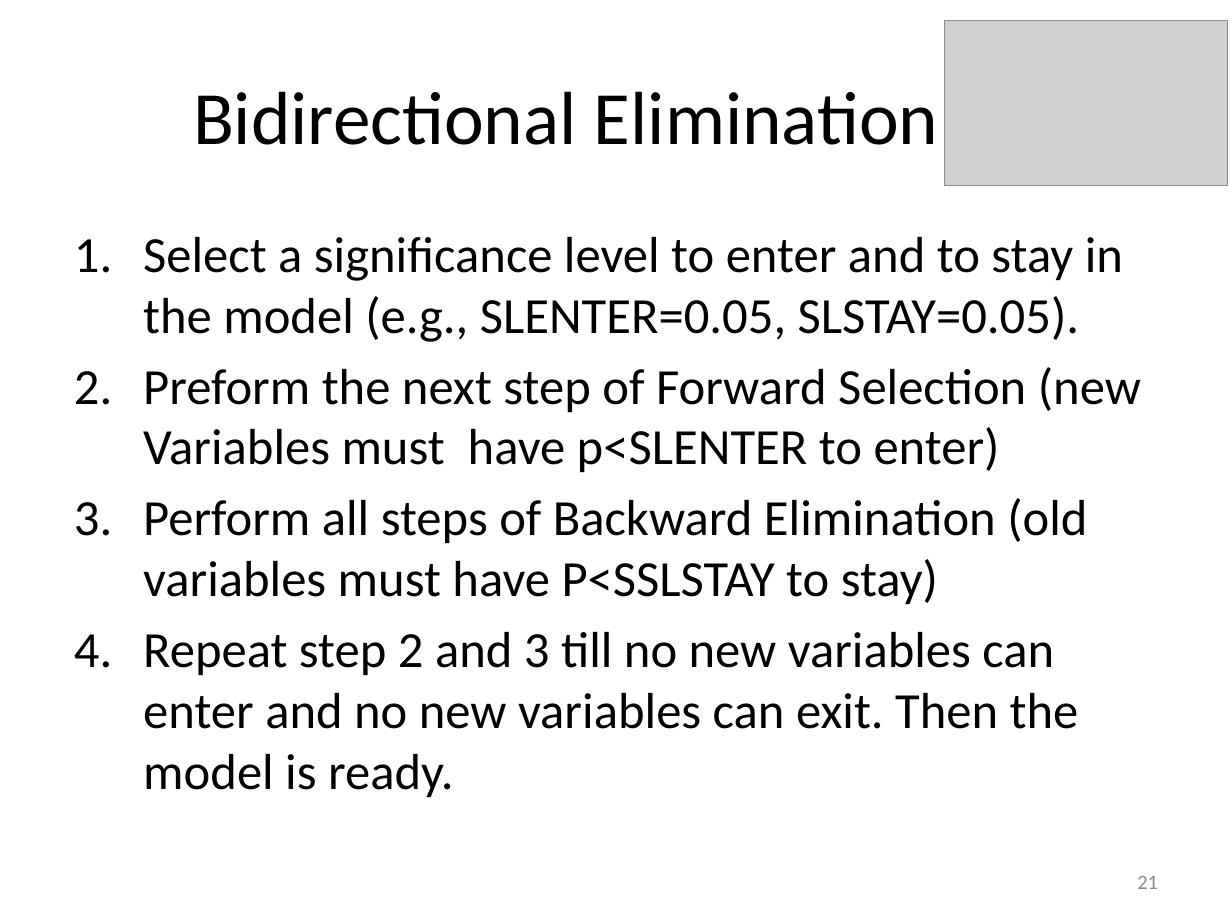
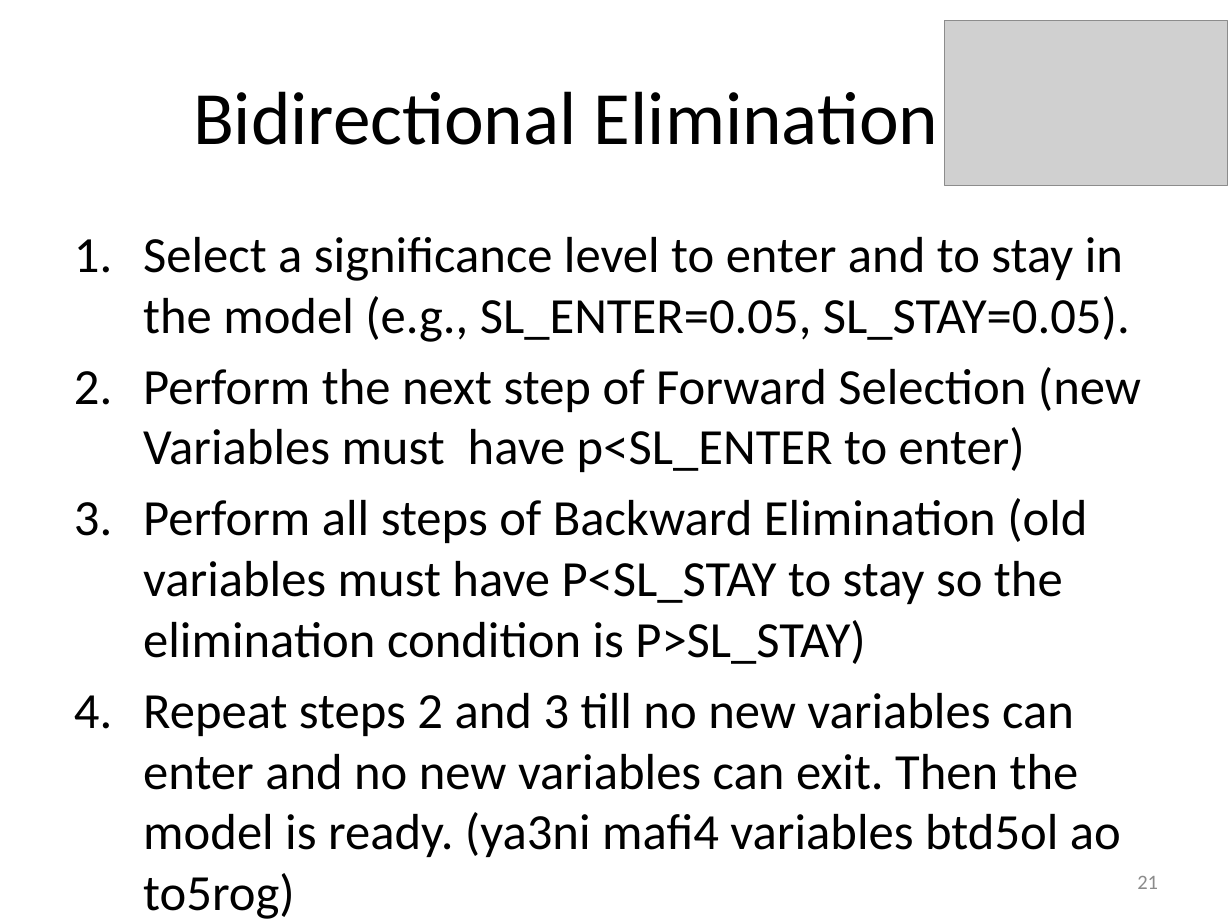
Before and after one commit to EngPeterAtef/Big-Data-Labs, a slide deck: slide 21 of Lab 5 - Predictive Analysis II/Linear Regression.pptx. Drawn at 1232x924 pixels with LibreOffice and Linux fonts; fonts in the diff are those of the drawing; grey boxes stand for pictures. Boxes give left, top, right and bottom in pixels: in the first picture for what was removed or moved away, otherwise in the second. Text is boxed around its words. In the diff, an @@ line names an element or a change of style, - is before the commit and + after.

```diff
--- a/Lab 5 - Predictive Analysis II/Linear Regression.pptx
+++ b/Lab 5 - Predictive Analysis II/Linear Regression.pptx
@@ text at (x1=143, y1=237, x2=1141, y2=857): text changed @@
-1. Select a significance level to enter and to stay in the model (e.g., SLENTER=0.05, SLSTAY=0.05).
-2. Preform the next step of Forward Selection (new Variables must have p<SLENTER to enter)
-3. Perform all steps of Backward Elimination (old variables must have P<SSLSTAY to stay)
-4. Repeat step 2 and 3 till no new variables can enter and no new variables can exit. Then the model is ready.
+1. Select a significance level to enter and to stay in the model (e.g., SL_ENTER=0.05, SL_STAY=0.05).
+2. Perform the next step of Forward Selection (new Variables must have p<SL_ENTER to enter)
+3. Perform all steps of Backward Elimination (old variables must have P<SL_STAY to stay so the elimination condition is P>SL_STAY)
+4. Repeat steps 2 and 3 till no new variables can enter and no new variables can exit. Then the model is ready. (ya3ni mafi4 variables btd5ol ao to5rog)
```
Also in this commit, not shown: 16 other slides changed, 4 other files.
